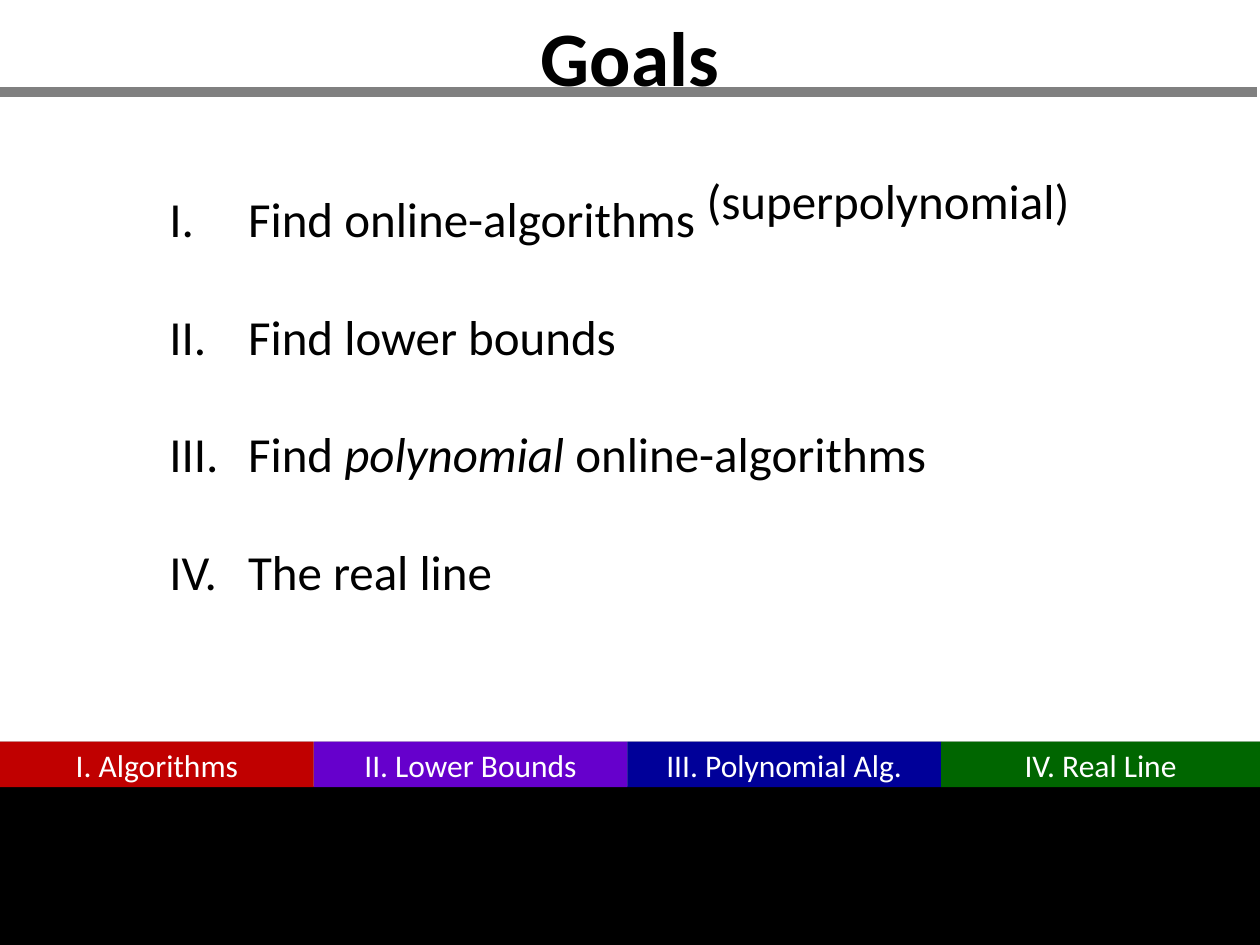
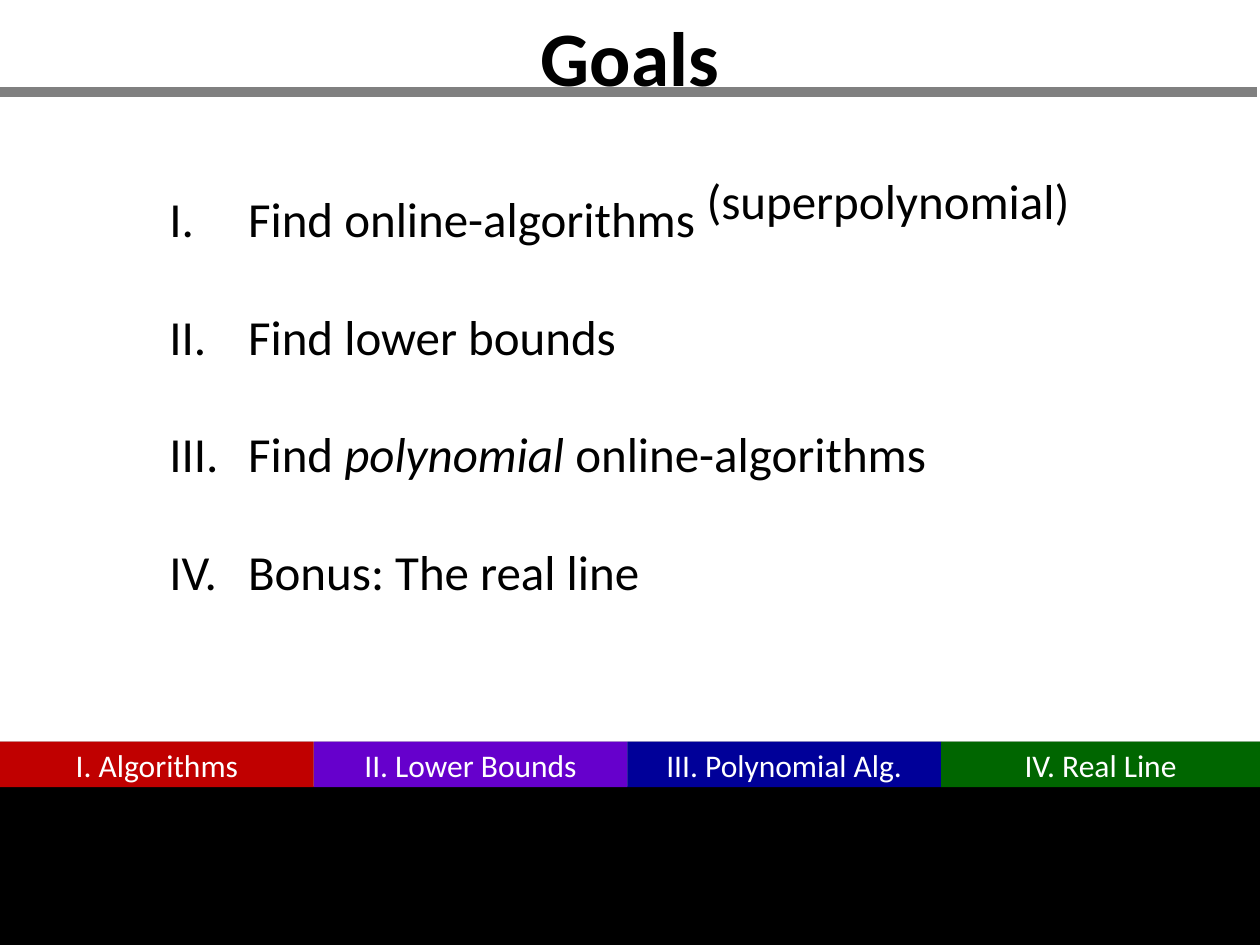
Before and after one commit to GraffL/talk-online-tsp, a slide deck: slide 5 of Präsentation43.pptx. Drawn at 1260x945 pixels with LibreOffice and Linux fonts; fonts in the diff are those of the drawing. Boxes give left, top, right and bottom in pixels: in the first picture for what was removed or moved away, otherwise in the second. Text is boxed around its words. In the diff, an @@ line names an element or a change of style, - is before the commit and + after.

```diff
--- a/Präsentation43.pptx
+++ b/Präsentation43.pptx
@@ text at (248,556,639,591): text changed @@
-IV. The real line
+IV. Bonus: The real line
```
Also in this commit, not shown: 1 other slide changed.
